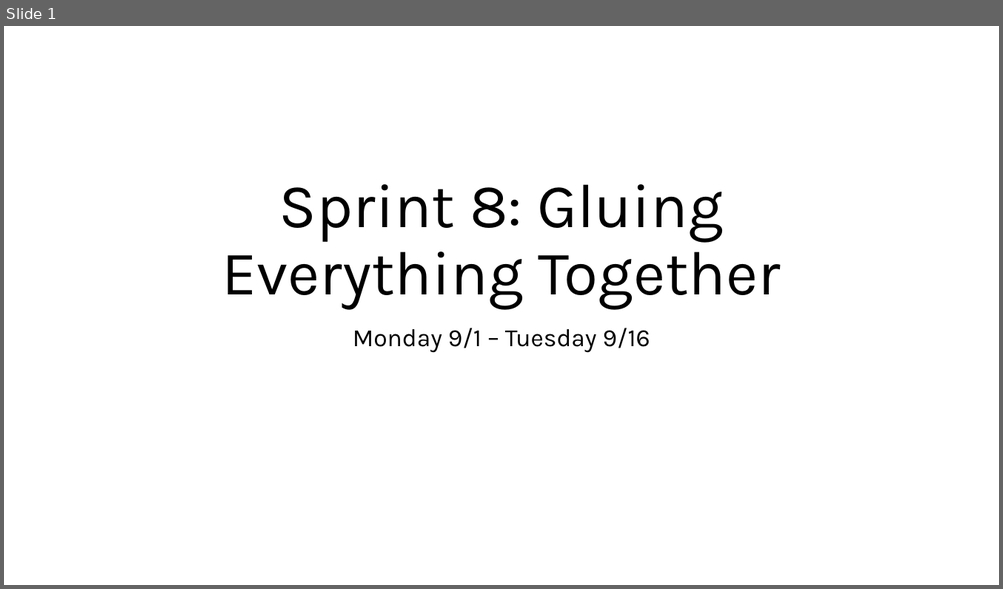
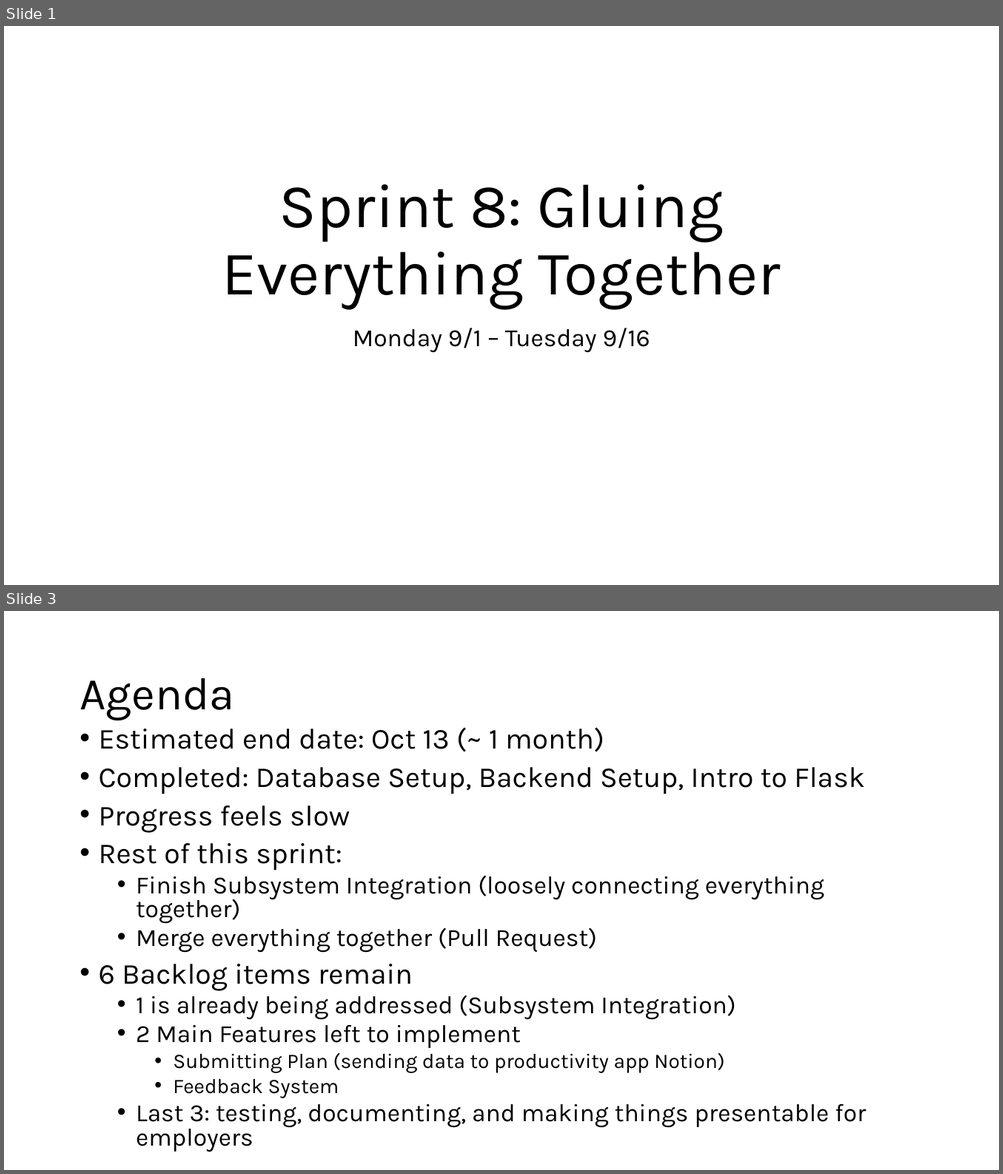
Before and after one commit to GregT7/PlanGauge, a slide deck: project_journal/standup/presentations/sprint8_standup.pptx. Shown one above the other, each under a label of ours: slide 1 before the commit, slides 1 and 3 after it; the slides between them are not shown. The pictures are 1003x589 and 1003x1174 pixels, drawn with LibreOffice and Linux fonts; fonts in the diff are those of the drawing. Boxes give left, top, right and bottom in pixels: in the first picture for what was removed or moved away, otherwise in the second. Text is boxed around its words. In the diff, an @@ line names an element or a change of style, - is before the commit and + after.

```diff
--- a/project_journal/standup/presentations/sprint8_standup.pptx
+++ b/project_journal/standup/presentations/sprint8_standup.pptx
@@ slide 3 added at [4, 611, 999, 1170], background #FFFFFF @@
@@ title added at [79, 678, 234, 721], 44 pt, text #000000 @@
+Agenda
@@ text added at [99, 727, 865, 1153], 24 pt, text #000000 @@
+• Estimated end date: Oct 13 (~ 1 month)
+• Completed: Database Setup, Backend Setup, Intro to Flask
+• Progress feels slow
+• Rest of this sprint:
+  • Finish Subsystem Integration (loosely connecting everything together)
+  • Merge everything together (Pull Request)
+• 6 Backlog items remain
+  • 1 is already being addressed (Subsystem Integration)
+  • 2 Main Features left to implement
+    • Submitting Plan (sending data to productivity app Notion)
+    • Feedback System
+  • Last 3: testing, documenting, and making things presentable for employers
```
Also in this commit, not shown: 5 slides changed, 5 other slides added, 1 slide removed, 4 other files.
